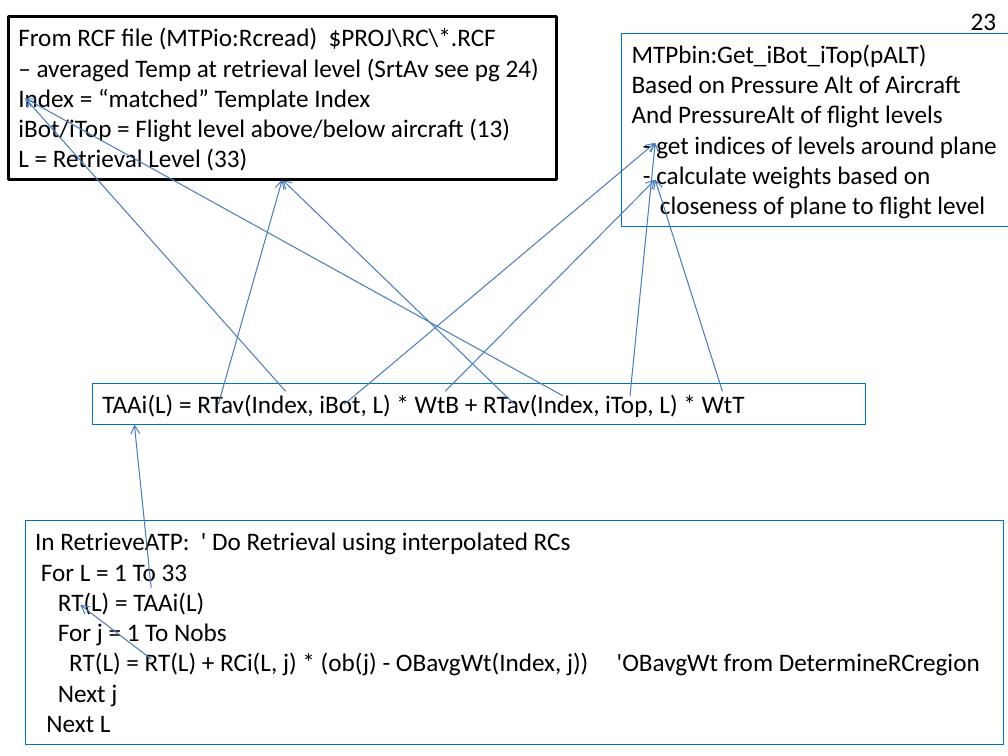
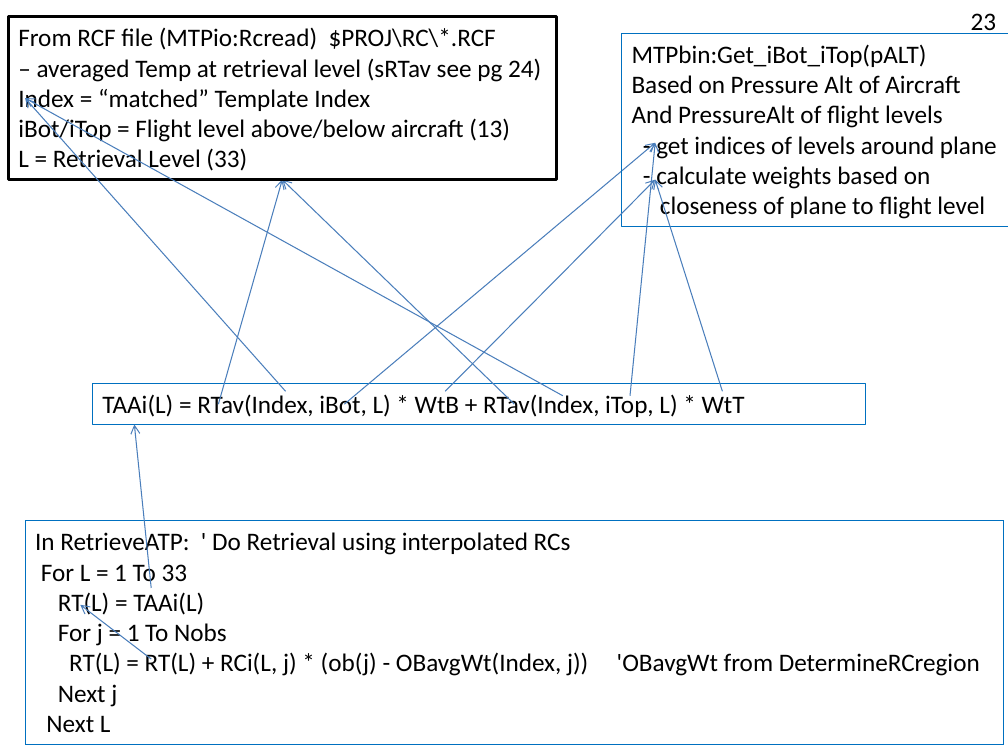
Before and after one commit to NCAR/nimbus, a slide deck: slide 16 of instruments/mtp/doc/MTP-DFD.pptx. Drawn at 1008x756 pixels with LibreOffice and Linux fonts; fonts in the diff are those of the drawing. Boxes give left, top, right and bottom in pixels: in the first picture for what was removed or moved away, otherwise in the second. Text is boxed around its words. In the diff, an @@ line names an element or a change of style, - is before the commit and + after.

```diff
--- a/instruments/mtp/doc/MTP-DFD.pptx
+++ b/instruments/mtp/doc/MTP-DFD.pptx
@@ text in rectangle at (37, 59, 541, 82): text changed @@
-– averaged Temp at retrieval level (SrtAv see pg 24)
+– averaged Temp at retrieval level (sRTav see pg 24)
```
Also in this commit, not shown: 2 other slides changed, 1 slide added, 1 slide removed.
